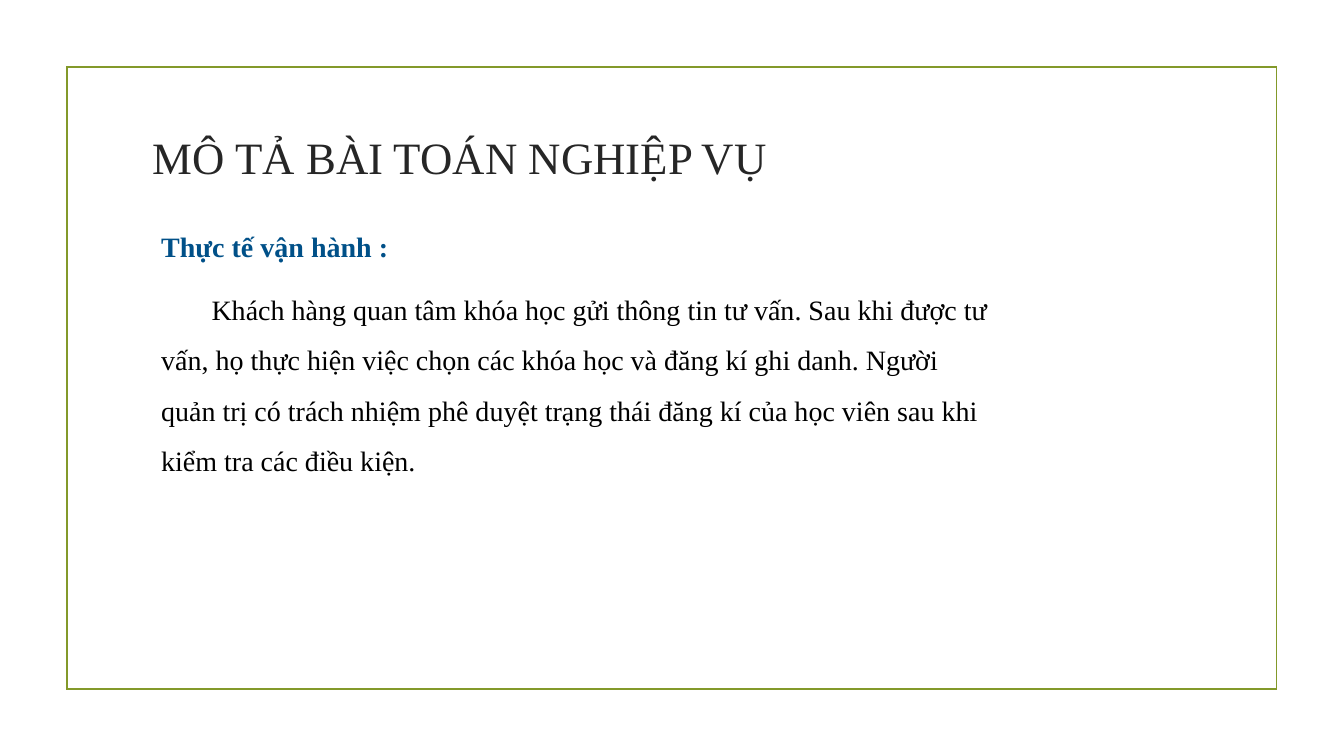
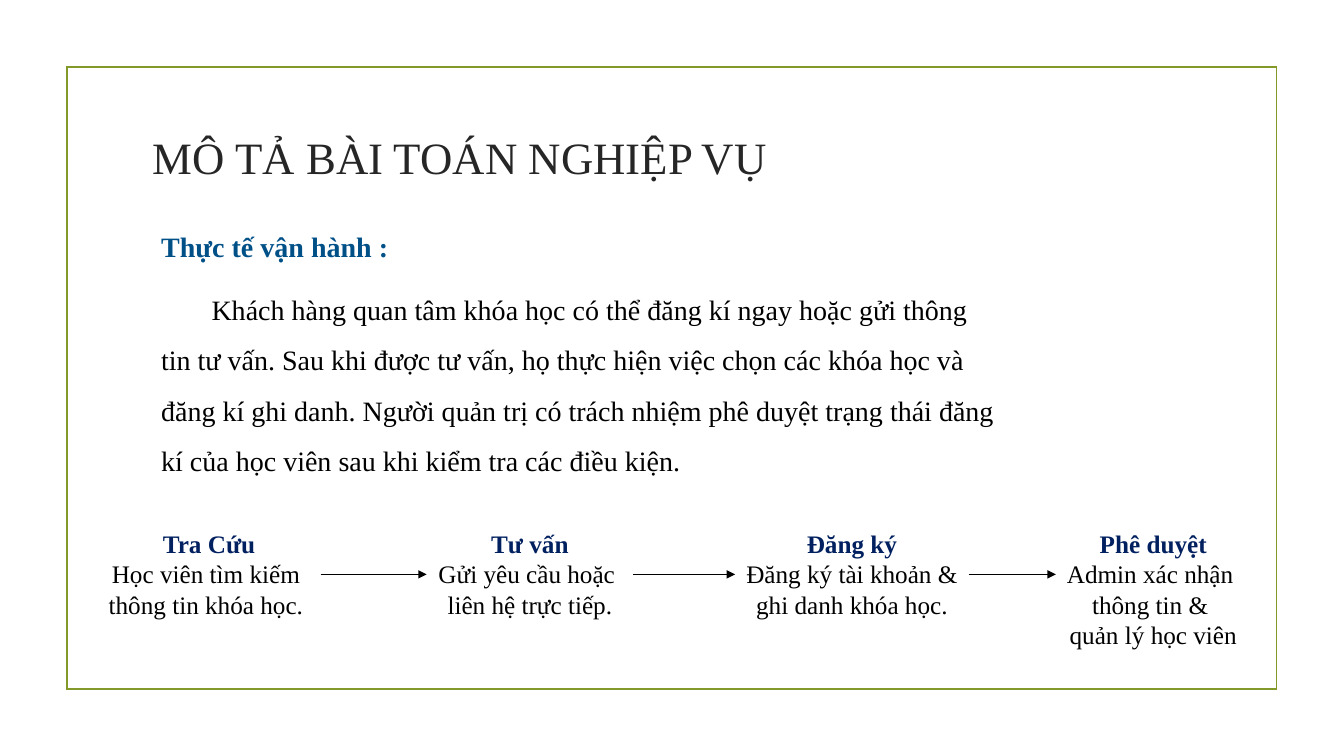
Before and after one commit to thuhuynh1/CSN-DA23TTD-HuynhNgocMinhThu-course-lookup-php, a slide deck: slide 15 of Bài thuyết trình.pptx. Drawn at 1344x756 pixels with LibreOffice and Linux fonts; fonts in the diff are those of the drawing; background and template pictures are left out. Boxes give left, top, right and bottom in pixels: in the first picture for what was removed or moved away, otherwise in the second. Text is boxed around its words. In the diff, an @@ line names an element or a change of style, - is before the commit and + after.

```diff
--- a/Bài thuyết trình.pptx
+++ b/Bài thuyết trình.pptx
@@ text at box(161, 299, 993, 476): text changed @@
-Khách hàng quan tâm khóa học gửi thông tin tư vấn. Sau khi được tư vấn, họ thực hiện việc chọn các khóa học và đăng kí ghi danh. Người quản trị có trách nhiệm phê duyệt trạng thái đăng kí của học viên sau khi kiểm tra các điều kiện.
+Khách hàng quan tâm khóa học có thể đăng kí ngay hoặc gửi thông tin tư vấn. Sau khi được tư vấn, họ thực hiện việc chọn các khóa học và đăng kí ghi danh. Người quản trị có trách nhiệm phê duyệt trạng thái đăng kí của học viên sau khi kiểm tra các điều kiện.
@@ text added at box(109, 535, 303, 620), 18 pt, text #000000 @@
+Tra Cứu
+Học viên tìm kiếm
+thông tin khóa học.
@@ text added at box(438, 534, 615, 620), 18 pt, text #000000 @@
+Tư vấn
+Gửi yêu cầu hoặc
+liên hệ trực tiếp.
@@ text added at box(746, 535, 948, 620), 18 pt, text #000000 @@
+Đăng ký
+Đăng ký tài khoản &
+ghi danh khóa học.
@@ text added at box(1067, 535, 1236, 650), 18 pt, text #000000 @@
+Phê duyệt
+Admin xác nhận
+thông tin &
+quản lý học viên
@@ arrow added from (321, 575) to (426, 575), #000000 0.75 pt @@
@@ arrow added from (633, 575) to (735, 575), #000000 0.75 pt @@
@@ arrow added from (969, 575) to (1056, 575), #000000 0.75 pt @@
```
Also in this commit, not shown: 7 other slides changed, 4 other files.
